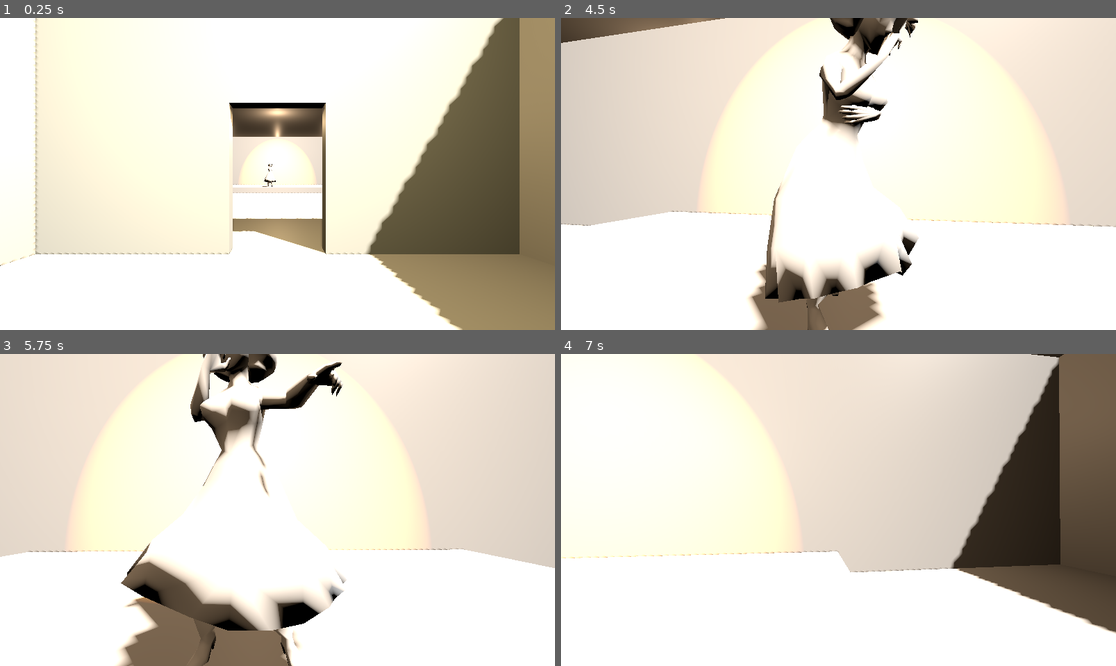
Above: before the commit, frames 1-4 (two rows, left to right).
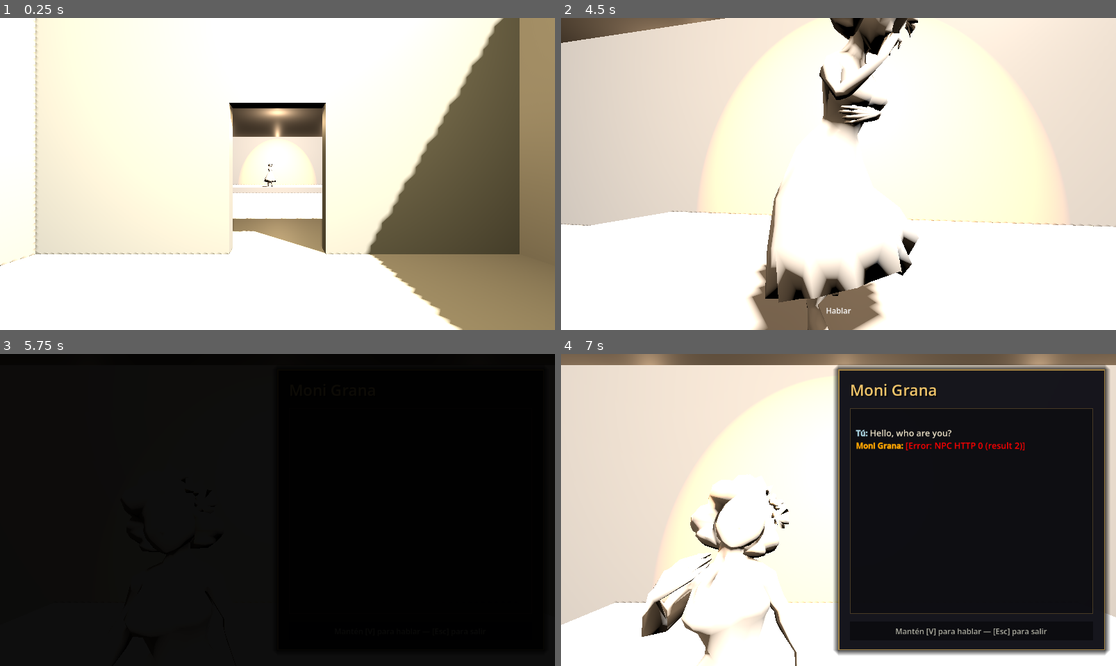
Above: after the commit, the same moments.

Repository: naxoruto/Limonchero-3D
Game: Godot game, scene res://scenes/level/el_agave_y_la_luna_main.tscn
The game is run twice, just before and just after one commit, with the same random seed, the same clock (stepped at 60 frames per second) and the same inputs. This scene is started directly instead of the project's main scene.
Inputs (mouse positions are in pixels of both pictures, inside the frame that each line leads up to):
- Up to frame 1 (0.25 s): no input
- Up to frame 2 (4.5 s): tap Enter at 0.5 s; move the mouse to (866, 174) at 0.52 s; hold W from 0.53 s (still down); tap E at 0.6, 2.85 s; move the mouse to (810, 174) at 1.27 s; tap Shift at 1.35 s; move the mouse to (849, 167) at 2.02 s; tap V at 2.1, 4.35 s; move the mouse to (832, 180) at 2.77 s; move the mouse to (877, 177) at 3.52 s; hold Shift 3.53-4.28 s; move the mouse to (794, 170) at 4.27 s
- Up to frame 3 (5.75 s): keep holding W; move the mouse to (283, 510) at 5.02 s; tap E at 5.1 s
- Up to frame 4 (7 s): move the mouse to (816, 503) at 5.77 s; release W at 5.78 s; hold D 5.78-6.53 s; tap Shift at 5.85 s; move the mouse to (866, 510) at 6.52 s; hold W from 6.53 s (still down); tap V at 6.6 s

The runs differ from the first frame. In frame 2, less than 0.1% of the frame differs, in the area x 47-53%, y 92-95%; in frame 3, 98%, in the area x 0-100%, y 0-100%; in frame 4, 77%.

Commit message:
feat: cablear Moni como NPC interactivo en el nivel
Convierte Moni.tscn en una instancia de NPCCharacter con npc_id="moni"
y enlaza talking_scene (Singing) e idle_scene (Dwarf Idle) para que
alterne animación según esté hablando con el jugador o no.

el_agave_y_la_luna_main.tscn ahora monta InteractionSystem +
RayCast3D en el Player, instancia HUD y DialogueUI, y agrega un
FadeOverlay para transiciones. Reemplaza el setup viejo de Moni con
autoplay mixamo por el flujo controlado desde main_level.gd.

Co-Authored-By: Claude Opus 4.7 <noreply@anthropic.com>

Diff:
--- a/game/assets/characters/Moni/Moni.tscn
+++ b/game/assets/characters/Moni/Moni.tscn
@@ -1,11 +1,14 @@
-[gd_scene load_steps=3 format=3]
+[gd_scene load_steps=4 format=3]
 
-[ext_resource type="PackedScene" path="res://assets/characters/Moni/Singing.fbx" id="1_fbx"]
-[ext_resource type="Script" path="res://assets/characters/Moni/character_auto_anim.gd" id="2_script"]
+[ext_resource type="PackedScene" path="res://assets/characters/Moni/Singing.fbx" id="1_singing"]
+[ext_resource type="PackedScene" path="res://assets/characters/Moni/Dwarf Idle.fbx" id="2_idle"]
+[ext_resource type="Script" path="res://scripts/interactables/npc_character.gd" id="3_script"]
 
-[node name="Moni" instance=ExtResource("1_fbx")]
-transform = Transform3D(120, 0, 0, 0, 120, 0, 0, 0, 120, 0, 0, 0)
-script = ExtResource("2_script")
-
-[node name="AnimationPlayer" parent="." index="1"]
-autoplay = "mixamo.com"
+[node name="Moni" type="Node3D"]
+transform = Transform3D(1, 0, 0, 0, 1, 0, 0, 0, 1, 0, 0, 0)
+script = ExtResource("3_script")
+npc_name = "Moni Grana"
+npc_id = "moni"
+interaction_label = "Hablar"
+talking_scene = ExtResource("1_singing")
+idle_scene = ExtResource("2_idle")
--- a/game/scenes/level/el_agave_y_la_luna_main.tscn
+++ b/game/scenes/level/el_agave_y_la_luna_main.tscn
@@ -1,10 +1,17 @@
 [gd_scene format=3 uid="uid://coh7nlf33dq3a"]
 
-[ext_resource type="PackedScene" uid="uid://b5s1v0blluki2" path="res://assets/models/environment/el_agave_y_la_luna_blockout.glb" id="1_blockout"]
+[ext_resource type="PackedScene" uid="uid://ca24jbx2l03v8" path="res://assets/models/environment/el_agave_y_la_luna_blockout.glb" id="1_blockout"]
 [ext_resource type="PackedScene" uid="uid://c2wq4p0q8lqf5" path="res://scenes/player/player.tscn" id="2_player"]
 [ext_resource type="PackedScene" path="res://assets/characters/Moni/Moni.tscn" id="3_moni"]
+[ext_resource type="PackedScene" uid="uid://b407q6t5po0h8" path="res://assets/characters/Moni/Singing.fbx" id="4_caum7"]
+[ext_resource type="PackedScene" uid="uid://dtmiig1q3vjy3" path="res://assets/characters/Moni/Dwarf Idle.fbx" id="5_6w5th"]
+[ext_resource type="Script" path="res://scripts/scenes/main_level.gd" id="6_script"]
+[ext_resource type="Script" path="res://scripts/core/interaction_system.gd" id="7_interaction"]
+[ext_resource type="PackedScene" path="res://scenes/ui/hud.tscn" id="8_hud"]
+[ext_resource type="PackedScene" path="res://scenes/ui/dialogue.tscn" id="9_dialogue"]
 
 [node name="Main" type="Node3D" unique_id=1253217368]
+script = ExtResource("6_script")
 
 [node name="DirectionalLight3D" type="DirectionalLight3D" parent="." unique_id=1028877206]
 transform = Transform3D(0.6967067, -0.56192434, 0.4459157, 0, 0.62161, 0.7833269, -0.7173561, -0.5457491, 0.43307984, 0, 10, 0)
@@ -14,6 +21,12 @@
 
 [node name="Player" parent="." unique_id=60601246 instance=ExtResource("2_player")]
 transform = Transform3D(1, 0, 0, 0, 1, 0, 0, 0, 1, 9, 1.4, 3.5)
+
+[node name="InteractionSystem" type="Node3D" parent="Player" unique_id=918103053]
+script = ExtResource("7_interaction")
+
+[node name="RayCast3D" type="RayCast3D" parent="Player/InteractionSystem" unique_id=1414955297]
+target_position = Vector3(0, 0, -3)
 
 [node name="Luz_Bodega" type="OmniLight3D" parent="." unique_id=1578072270]
 transform = Transform3D(1, 0, 0, 0, 1, 0, 0, 0, 1, -4.5, 4, -12.7)
@@ -73,8 +86,21 @@
 
 [node name="Moni" parent="." unique_id=2114186461 instance=ExtResource("3_moni")]
 transform = Transform3D(180, 0, 0, 0, 180, 0, 0, 0, 180, 8.460155, 0.4, -11.150253)
+idle_scene = ExtResource("4_caum7")
+talking_scene = ExtResource("5_6w5th")
 
-[node name="AnimationPlayer" parent="Moni" index="1" unique_id=462912812]
-autoplay = &"mixamo.com"
+[node name="HUD" parent="." instance=ExtResource("8_hud")]
 
-[editable path="Moni"]
+[node name="DialogueUI" parent="." instance=ExtResource("9_dialogue")]
+
+[node name="FadeOverlay" type="CanvasLayer" parent="."]
+layer = 100
+
+[node name="FadeRect" type="ColorRect" parent="FadeOverlay"]
+anchors_preset = 15
+anchor_right = 1.0
+anchor_bottom = 1.0
+grow_horizontal = 2
+grow_vertical = 2
+color = Color(0, 0, 0, 0)
+mouse_filter = 2
